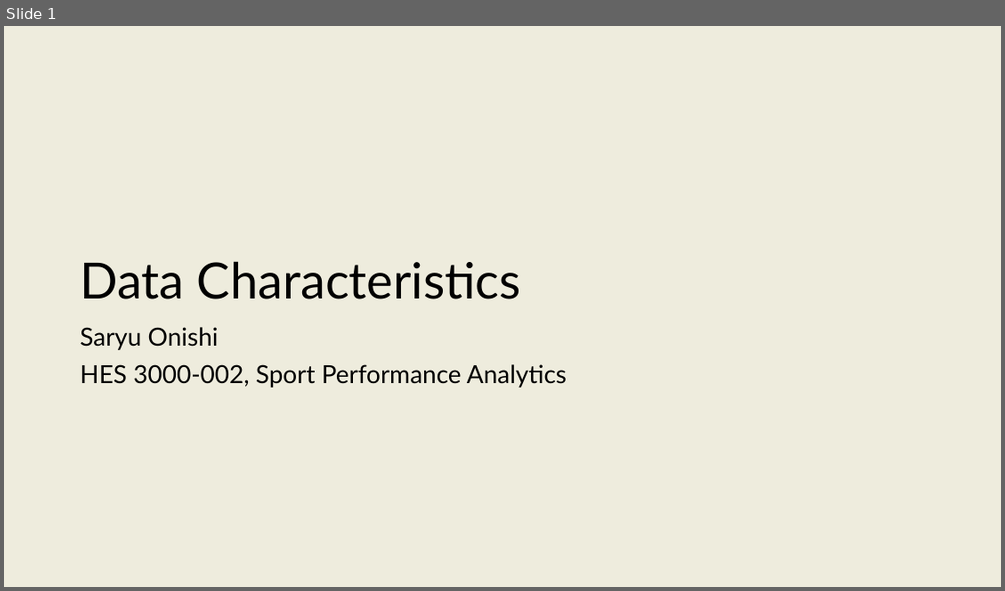
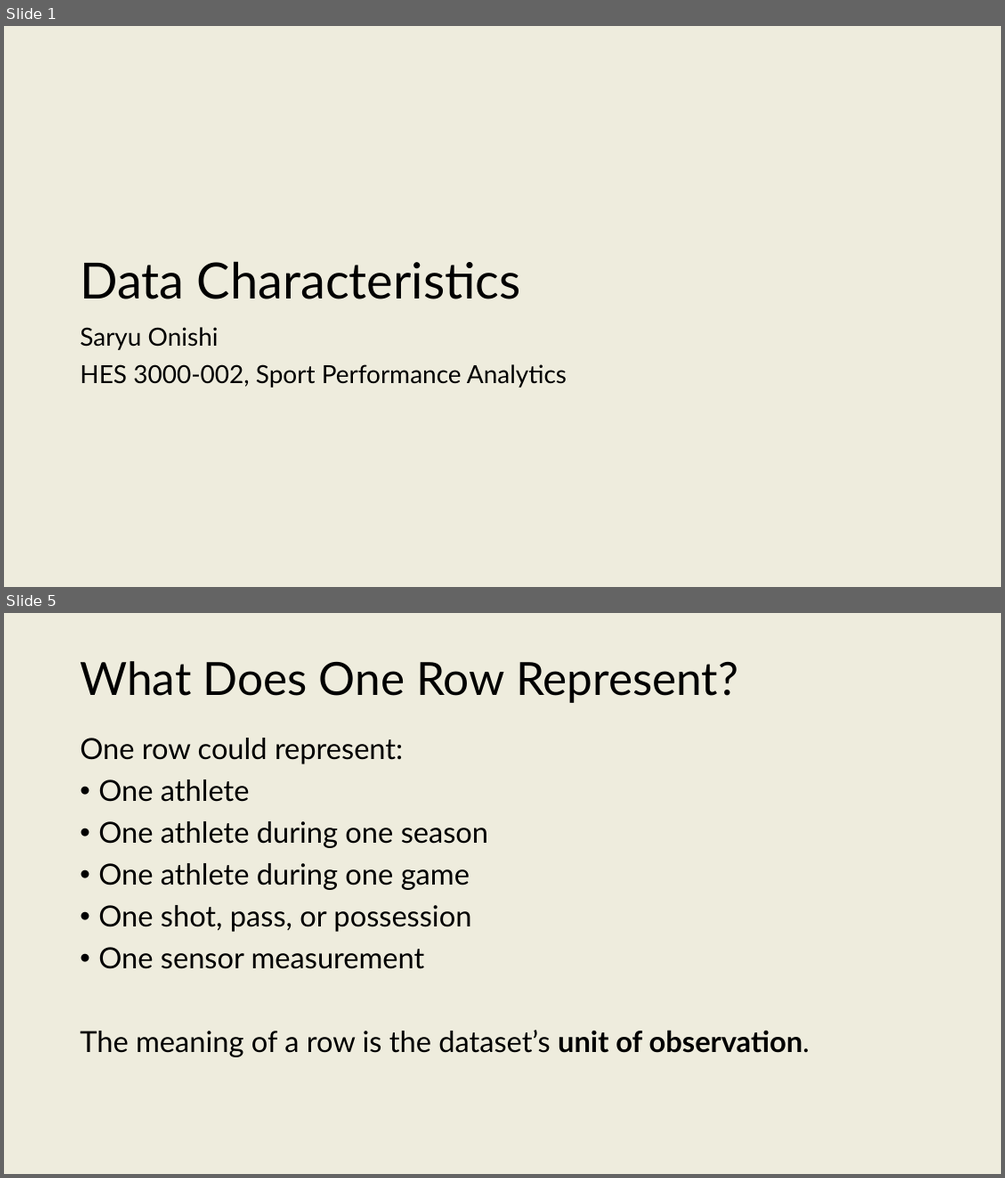
Before and after one commit to onishisaryu/HES-3000-Sports-Data-Analytics, a slide deck: pptx/Lecture6.pptx. Shown one above the other, each under a label of ours: slide 1 before the commit, slides 1 and 5 after it; the slides between them are not shown. The pictures are 1005x591 and 1005x1178 pixels, drawn with LibreOffice and Linux fonts; fonts in the diff are those of the drawing. Boxes give left, top, right and bottom in pixels: in the first picture for what was removed or moved away, otherwise in the second. Text is boxed around its words. In the diff, an @@ line names an element or a change of style, - is before the commit and + after.

```diff
--- a/pptx/Lecture6.pptx
+++ b/pptx/Lecture6.pptx
@@ slide 5 added at (4, 613, 1001, 1174), background #EEECDD @@
@@ title added at (80, 661, 738, 703), 44 pt, text #000000 @@
+What Does One Row Represent?
@@ text added at (80, 738, 809, 1057), 28 pt, text #000000 @@
+One row could represent:
+• One athlete
+• One athlete during one season
+• One athlete during one game
+• One shot, pass, or possession
+• One sensor measurement
+The meaning of a row is the dataset’s unit of observation.
```
Also in this commit, not shown: 1 slide changed, 28 other slides added, 3 other files.
